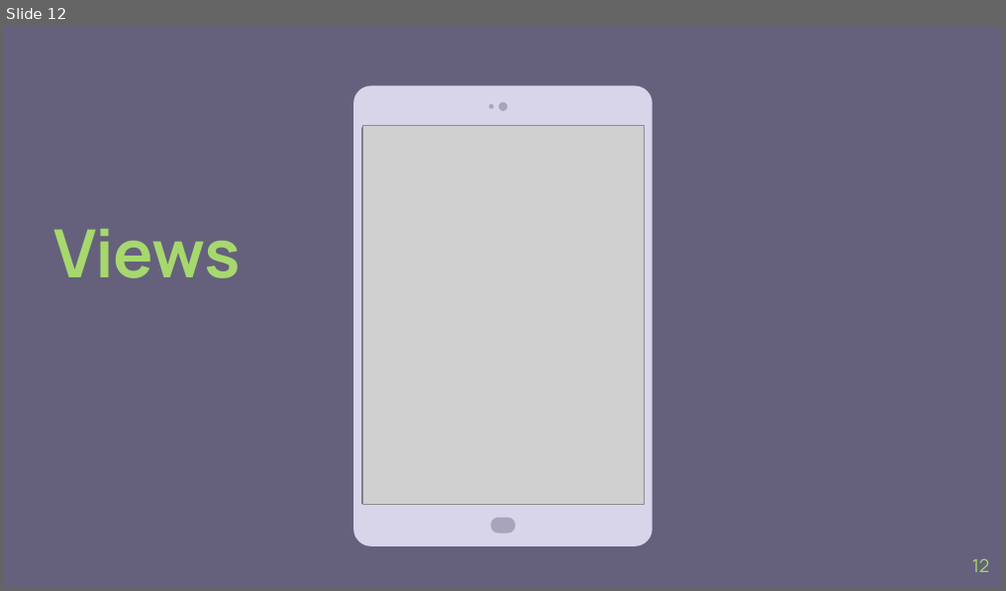
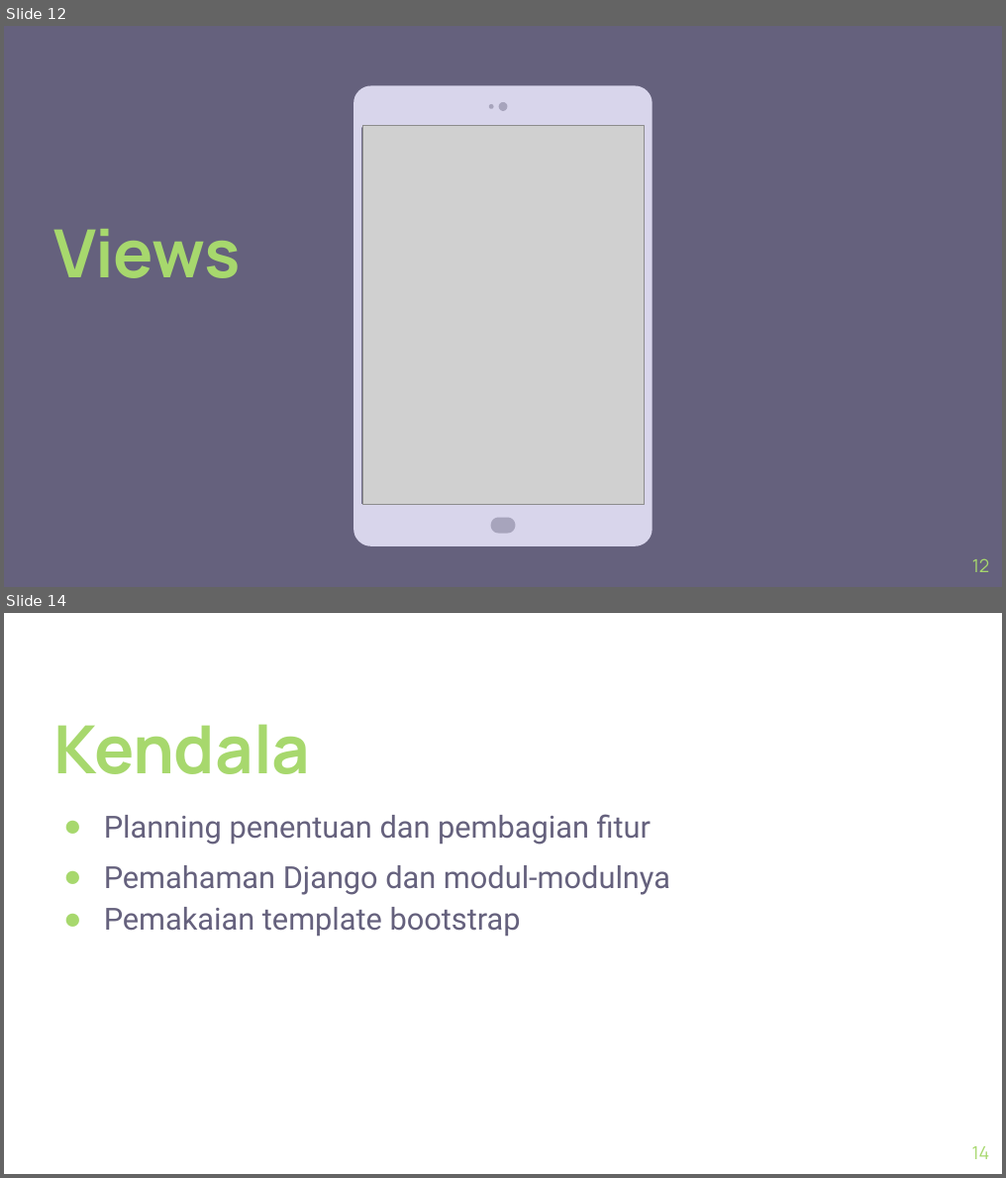
Before and after one commit to diarfathur/web_project, a slide deck: Pair Project Presentation.pptx. Shown one above the other, each under a label of ours: slide 12 before the commit, slides 12 and 14 after it; the slides between them are not shown. The pictures are 1006x591 and 1006x1178 pixels, drawn with LibreOffice and Linux fonts; fonts in the diff are those of the drawing; grey boxes stand for pictures; background and template pictures are left out. Boxes give left, top, right and bottom in pixels: in the first picture for what was removed or moved away, otherwise in the second. Text is boxed around its words. In the diff, an @@ line names an element or a change of style, - is before the commit and + after.

```diff
--- a/Pair Project Presentation.pptx
+++ b/Pair Project Presentation.pptx
@@ slide 14 added at (4, 613, 1002, 1174), background #FFFFFF @@
@@ text added at (54, 724, 310, 774), 48 pt, text #A7D86D, bold @@
+Kendala
@@ text added at (104, 814, 670, 936), 22 pt, text #65617D @@
+● Planning penentuan dan pembagian fitur
+● Pemahaman Django dan modul-modulnya
+● Pemakaian template bootstrap
@@ page number added at (972, 1147, 990, 1159), 13 pt, text #A7D86D @@
+14
```
Also in this commit, not shown: 4 slides changed, 1 slide removed.
